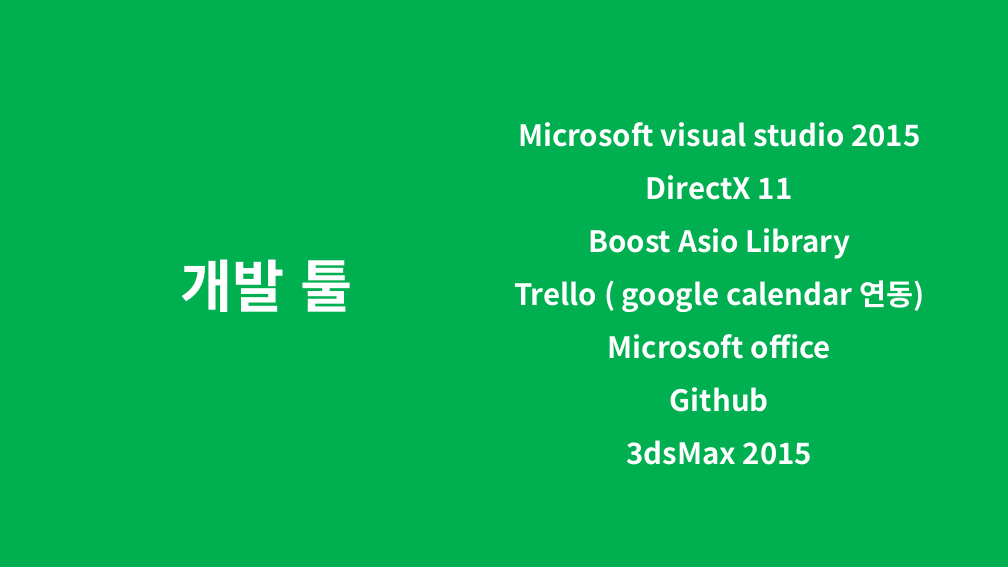
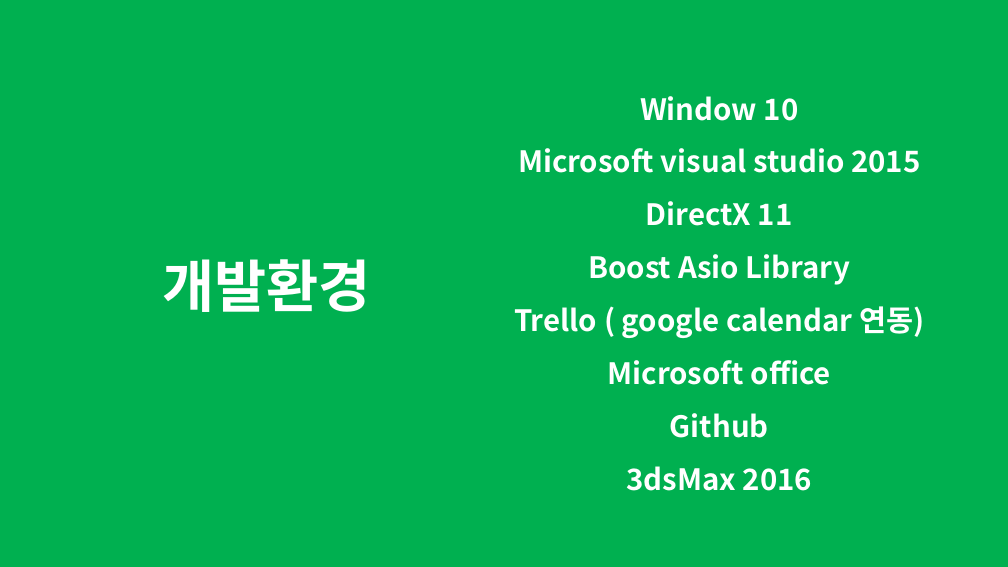
Before and after one commit to korleinster/gamebusdriver, a slide deck: slide 21 of documents/노루막이_김형준_신창섭_홍승필_허지훈.pptx (slide 19 before the commit). Drawn at 1008x567 pixels with LibreOffice and Linux fonts; fonts in the diff are those of the drawing; background and template pictures are left out. Boxes give left, top, right and bottom in pixels: in the first picture for what was removed or moved away, otherwise in the second. Text is boxed around its words. In the diff, an @@ line names an element or a change of style, - is before the commit and + after.

```diff
--- a/documents/노루막이_김형준_신창섭_홍승필_허지훈.pptx
+++ b/documents/노루막이_김형준_신창섭_홍승필_허지훈.pptx
@@ text "Window 10": place and size @@
-text "Window 10" at [514, 122, 924, 465]
+text "Window 10" at [514, 96, 924, 491]
@@ text at [640, 96, 799, 121]: paragraph added @@
+Window 10
@@ text at [162, 259, 371, 312]: text changed @@
-개발 툴
+개발환경
@@ text at [626, 466, 812, 491]: text changed @@
-3dsMax 2015
+3dsMax 2016
```
Also in this commit, not shown: 8 other slides changed, 2 slides added.
